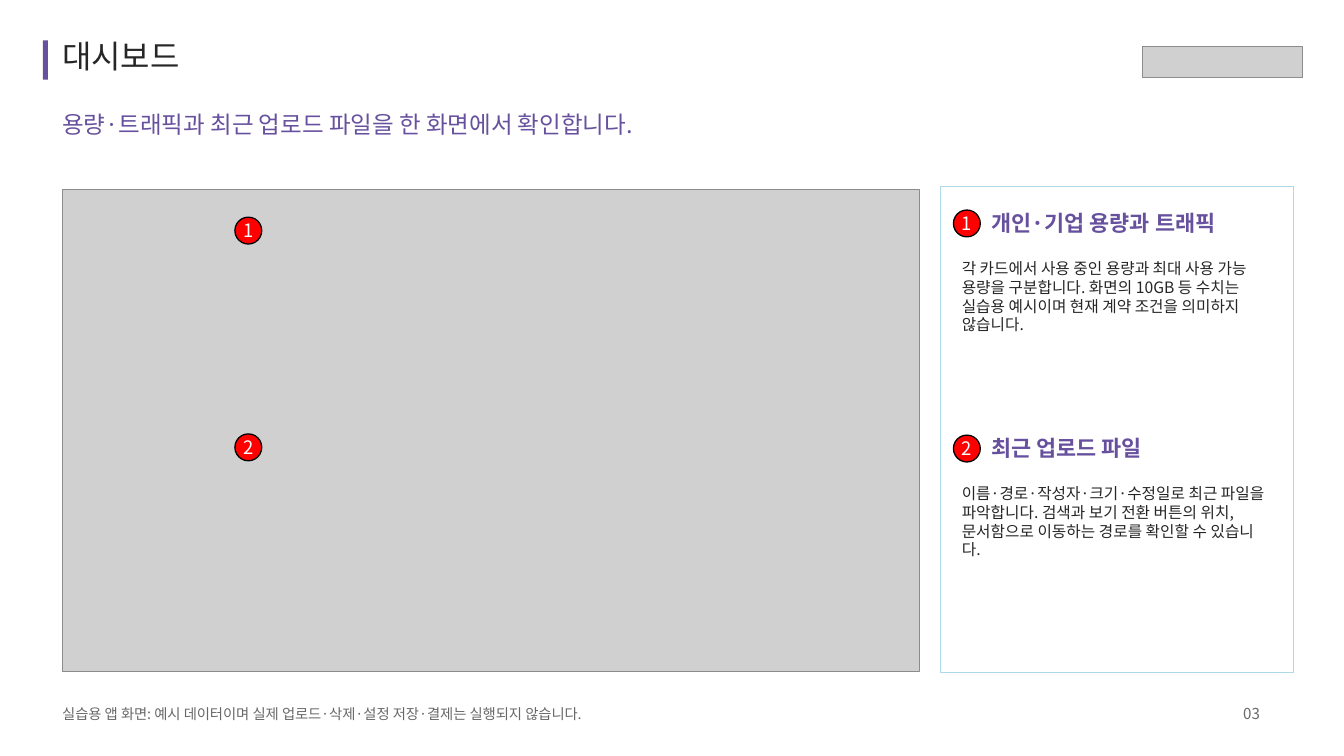
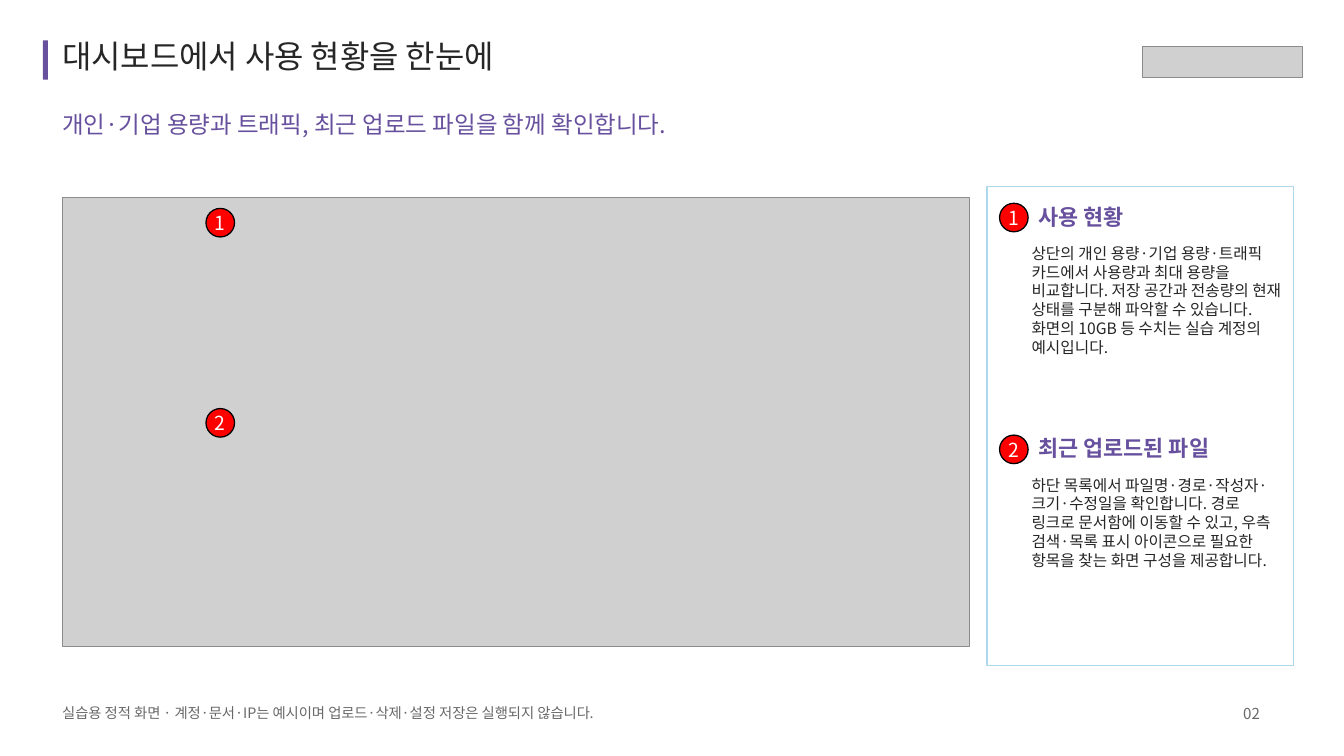
Before and after one commit to acmexii/cloudikehome, a slide deck: slide 2 of docs/cloudike-app-features.pptx (slide 3 before the commit). Drawn at 1344x756 pixels with LibreOffice and Linux fonts; fonts in the diff are those of the drawing; grey boxes stand for pictures. Boxes give left, top, right and bottom in pixels: in the first picture for what was removed or moved away, otherwise in the second. Text is boxed around its words. In the diff, an @@ line names an element or a change of style, - is before the commit and + after.

```diff
--- a/docs/cloudike-app-features.pptx
+++ b/docs/cloudike-app-features.pptx
@@ text at (x1=62, y1=41, x2=494, y2=71): text changed @@
-대시보드
+대시보드에서 사용 현황을 한눈에
@@ text at (x1=62, y1=113, x2=666, y2=137): text changed @@
-용량·트래픽과 최근 업로드 파일을 한 화면에서 확인합니다.
+개인·기업 용량과 트래픽, 최근 업로드 파일을 함께 확인합니다.
@@ picture resized from (x1=62, y1=189, x2=918, y2=672) to (x1=62, y1=198, x2=969, y2=647) @@
@@ ellipse "1" moved from (x1=235, y1=217, x2=261, y2=243) to (x1=206, y1=208, x2=234, y2=236) @@
@@ rectangle resized from (x1=941, y1=186, x2=1294, y2=672) to (x1=987, y1=186, x2=1293, y2=665) @@
@@ rectangle at (x1=987, y1=186, x2=1293, y2=665): outline #AED8EC 0.75 pt to #AED8EC 1.13 pt @@
@@ ellipse "1" moved from (x1=953, y1=210, x2=980, y2=236) to (x1=1000, y1=203, x2=1028, y2=231) @@
@@ text added at (x1=1038, y1=206, x2=1123, y2=227), 19.5 pt, text #67519E, bold @@
+사용 현황
@@ text removed at (x1=991, y1=212, x2=1215, y2=233) @@
-개인·기업 용량과 트래픽
@@ text at (x1=1032, y1=246, x2=1281, y2=355): text changed @@
-각 카드에서 사용 중인 용량과 최대 사용 가능 용량을 구분합니다. 화면의 10GB 등 수치는 실습용 예시이며 현재 계약 조건을 의미하지 않습니다.
+상단의 개인 용량·기업 용량·트래픽 카드에서 사용량과 최대 용량을 비교합니다. 저장 공간과 전송량의 현재 상태를 구분해 파악할 수 있습니다. 화면의 10GB 등 수치는 실습 계정의 예시입니다.
@@ size 16.5 to 17.2 pt in 4 elements at (x1=206, y1=208, x2=234, y2=236), (x1=1000, y1=435, x2=1028, y2=464), (x1=1000, y1=203, x2=1028, y2=231), (x1=206, y1=409, x2=234, y2=437) @@
@@ ellipse "2" moved from (x1=235, y1=434, x2=261, y2=460) to (x1=206, y1=409, x2=234, y2=437) @@
@@ ellipse "2" moved from (x1=953, y1=435, x2=980, y2=462) to (x1=1000, y1=435, x2=1028, y2=464) @@
@@ text at (x1=1038, y1=437, x2=1209, y2=458): text changed @@
-최근 업로드 파일
+최근 업로드된 파일
@@ text at (x1=1032, y1=478, x2=1271, y2=568): text changed @@
-이름·경로·작성자·크기·수정일로 최근 파일을 파악합니다. 검색과 보기 전환 버튼의 위치, 문서함으로 이동하는 경로를 확인할 수 있습니다.
+하단 목록에서 파일명·경로·작성자·크기·수정일을 확인합니다. 경로 링크로 문서함에 이동할 수 있고, 우측 검색·목록 표시 아이콘으로 필요한 항목을 찾는 화면 구성을 제공합니다.
@@ text at (x1=62, y1=706, x2=593, y2=719): text changed @@
-실습용 앱 화면: 예시 데이터이며 실제 업로드·삭제·설정 저장·결제는 실행되지 않습니다.
+실습용 정적 화면 · 계정·문서·IP는 예시이며 업로드·삭제·설정 저장은 실행되지 않습니다.
@@ text at (x1=1243, y1=708, x2=1260, y2=719): text changed @@
-03
+02
```
Also in this commit, not shown: 10 other slides changed, 1 slide added, 17 slides removed, 17 other files.
